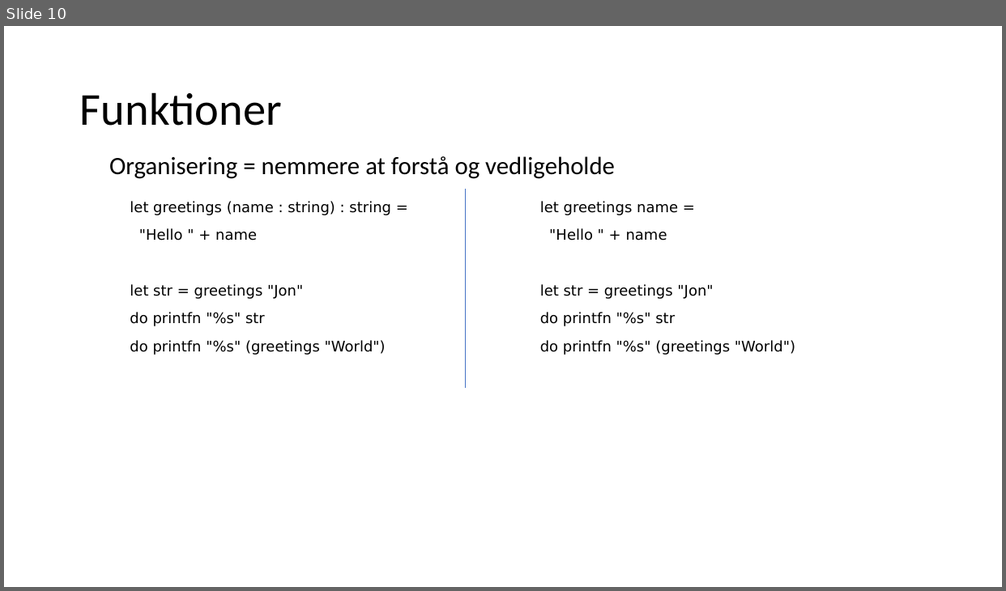
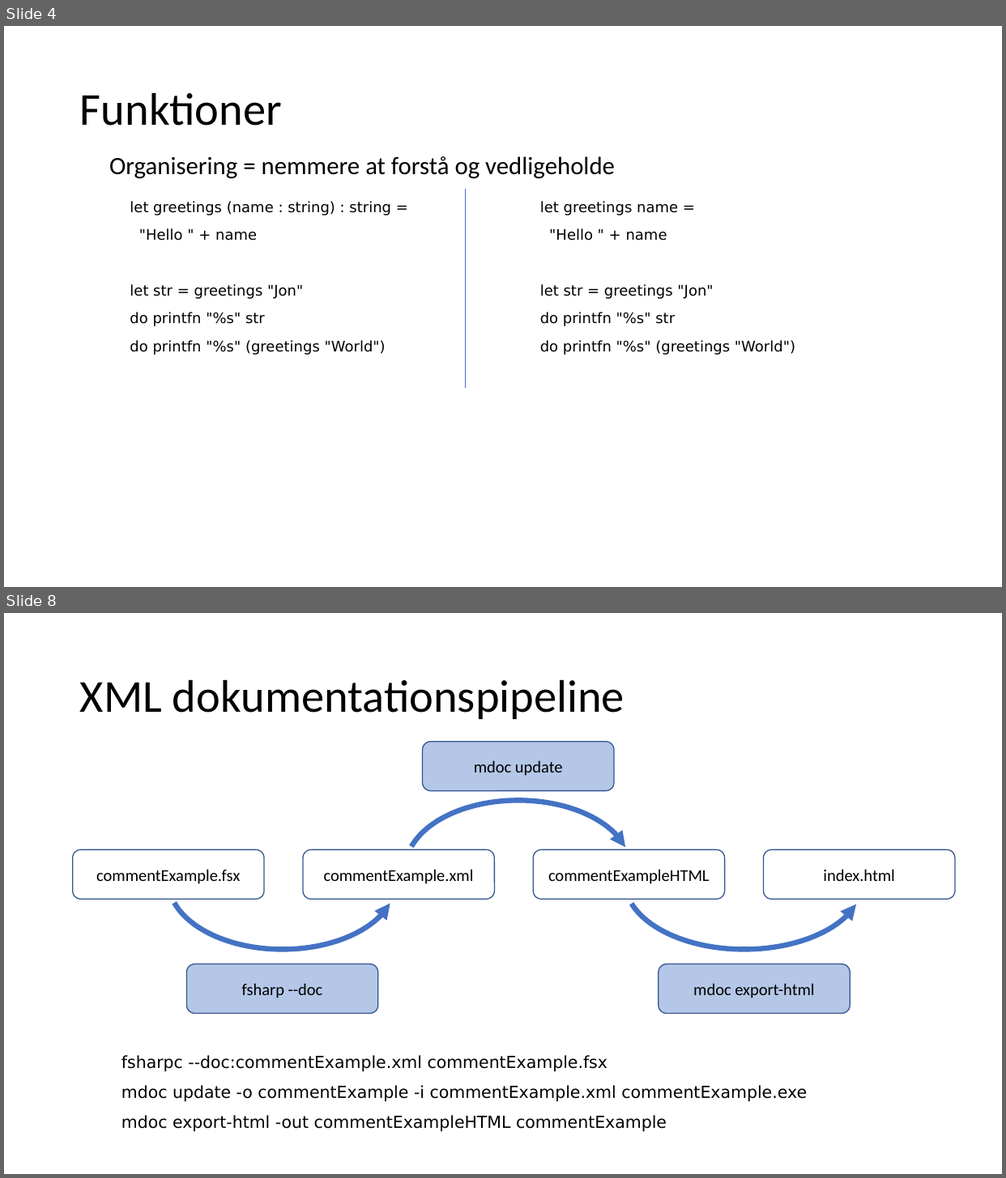
Before and after one commit to fisterloegsovs/pop22, a slide deck: lectures/3.2FunctionsNPrintf/lecture.pptx. Shown one above the other, each under a label of ours: slide 10 before the commit, slides 4 and 8 after it; the slides between them are not shown. The pictures are 1006x591 and 1006x1178 pixels, drawn with LibreOffice and Linux fonts; fonts in the diff are those of the drawing. Boxes give left, top, right and bottom in pixels: in the first picture for what was removed or moved away, otherwise in the second. Text is boxed around its words. In the diff, an @@ line names an element or a change of style, - is before the commit and + after.

```diff
--- a/lectures/3.2FunctionsNPrintf/lecture.pptx
+++ b/lectures/3.2FunctionsNPrintf/lecture.pptx
@@ slide 8 added at bbox=[4, 613, 1002, 1174], background #FFFFFF @@
@@ title added at bbox=[80, 679, 624, 719], 44 pt, text #000000 @@
+XML dokumentationspipeline
@@ rounded rectangle added at bbox=[423, 742, 614, 791], fill #B4C7E7, outline #325491 1 pt, 16 pt, text #000000 @@
+mdoc update
@@ arc (boxed as its full ellipse) added at bbox=[405, 800, 632, 937], outline #4472C4 5 pt @@
@@ arc (boxed as its full ellipse) added at bbox=[168, 813, 397, 950], outline #4472C4 5 pt @@
@@ arc (boxed as its full ellipse) added at bbox=[624, 813, 863, 950], outline #4472C4 5 pt @@
@@ rounded rectangle added at bbox=[73, 850, 265, 899], outline #325491 1 pt, 16 pt, text #000000 @@
+commentExample.fsx
@@ rounded rectangle added at bbox=[303, 850, 494, 899], outline #325491 1 pt, 16 pt, text #000000 @@
+commentExample.xml
@@ rounded rectangle added at bbox=[533, 850, 725, 899], outline #325491 1 pt, 16 pt, text #000000 @@
+commentExampleHTML
@@ rounded rectangle added at bbox=[764, 850, 956, 899], outline #325491 1 pt, 16 pt, text #000000 @@
+index.html
@@ rounded rectangle added at bbox=[187, 964, 378, 1013], fill #B4C7E7, outline #325491 1 pt, 16 pt, text #000000 @@
+fsharp --doc
@@ rounded rectangle added at bbox=[658, 964, 850, 1013], fill #B4C7E7, outline #325491 1 pt, 16 pt, text #000000 @@
+mdoc export-html
@@ text added at bbox=[121, 1055, 807, 1132], 16 pt, text #000000 @@
+fsharpc --doc:commentExample.xml commentExample.fsx
+mdoc update -o commentExample -i commentExample.xml commentExample.exe
+mdoc export-html -out commentExampleHTML commentExample
@@ what was slide 10 is now slide 4 @@
```
Also in this commit, not shown: 2 slides changed, 5 other slides added, 6 slides removed, 3 other files.
